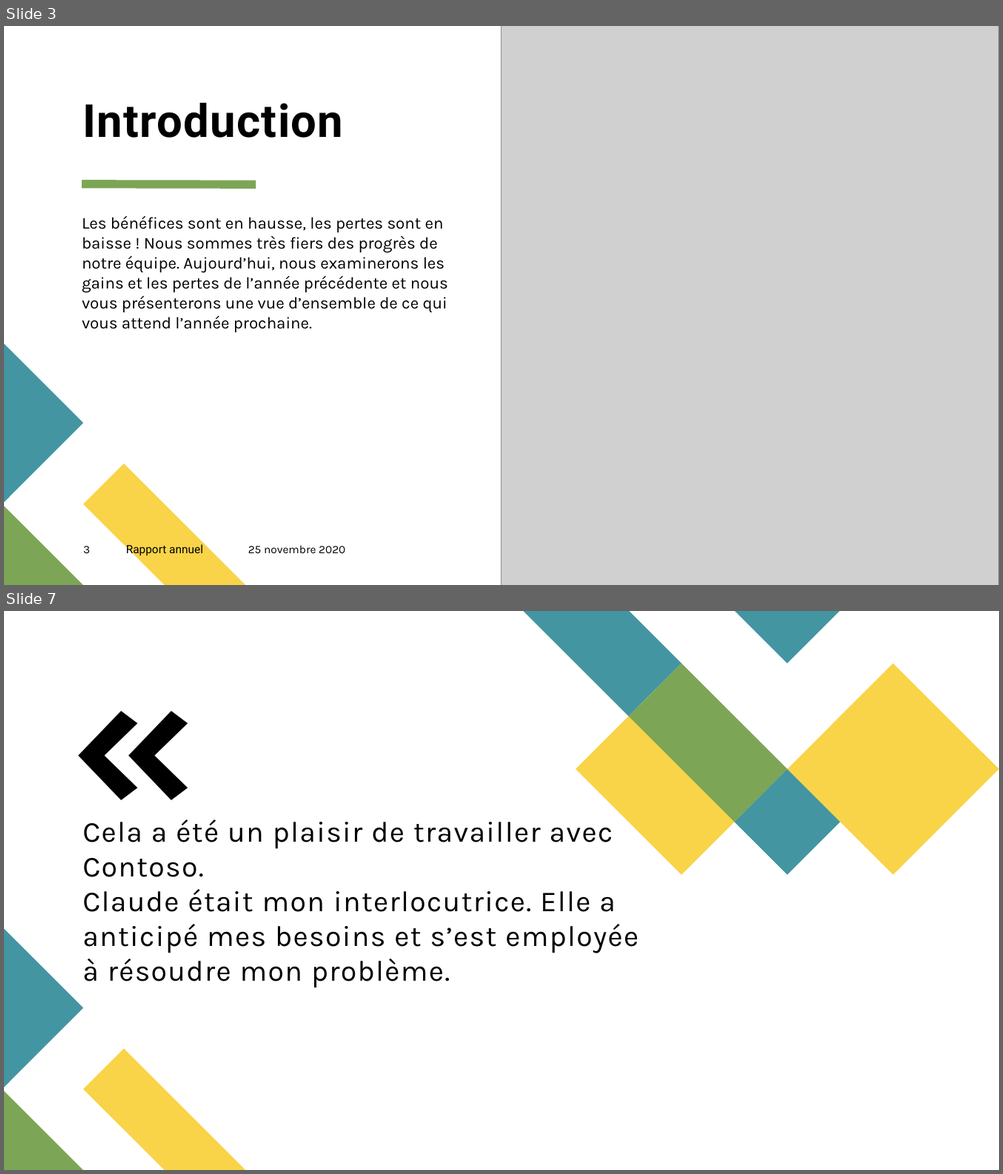
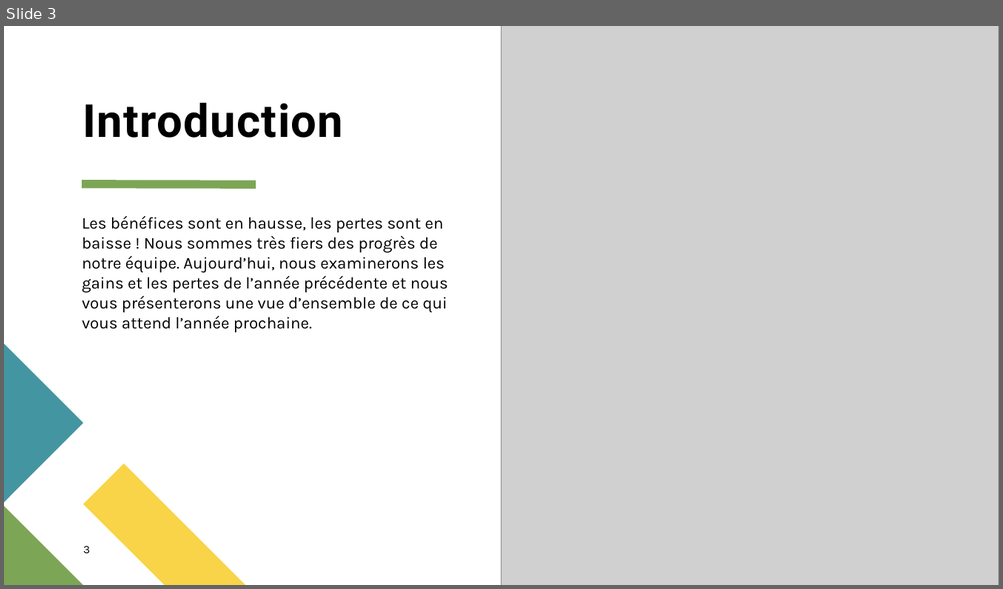
Before and after one commit to helmiri/INFO-F409-Exam_Project, a slide deck: doc/Slides.odp. Shown one above the other, each under a label of ours: slides 3 and 7 before the commit, slide 3 after it; the slides between them are not shown. The pictures are 1003x1174 and 1003x589 pixels, drawn with LibreOffice and Linux fonts; fonts in the diff are those of the drawing; grey boxes stand for pictures. Boxes give left, top, right and bottom in pixels: in the first picture for what was removed or moved away, otherwise in the second. Text is boxed around its words. In the diff, an @@ line names an element or a change of style, - is before the commit and + after.

```diff
--- a/doc/Slides.odp
+++ b/doc/Slides.odp
@@ slide 7 removed at [4, 611, 999, 1170], background #FFFFFF; not listed: 3 template elements that a slide beside it also shows @@
@@ text removed at [62, 611, 191, 1111] @@
-«
@@ group removed at [523, 611, 999, 875]: 5 freeform shapes @@
@@ title removed at [82, 820, 638, 988] @@
-Cela a été un plaisir de travailler avec Contoso.
-Claude était mon interlocutrice. Elle a anticipé mes besoins et s’est employée à résoudre mon problème.
@@ slide 3 changed as well @@
@@ text removed at [126, 545, 203, 557] @@
-Rapport annuel
@@ text removed at [248, 545, 345, 554] @@
-25 novembre 2020
```
Also in this commit, not shown: 6 other slides changed, 5 other slides removed, 1 other file.
